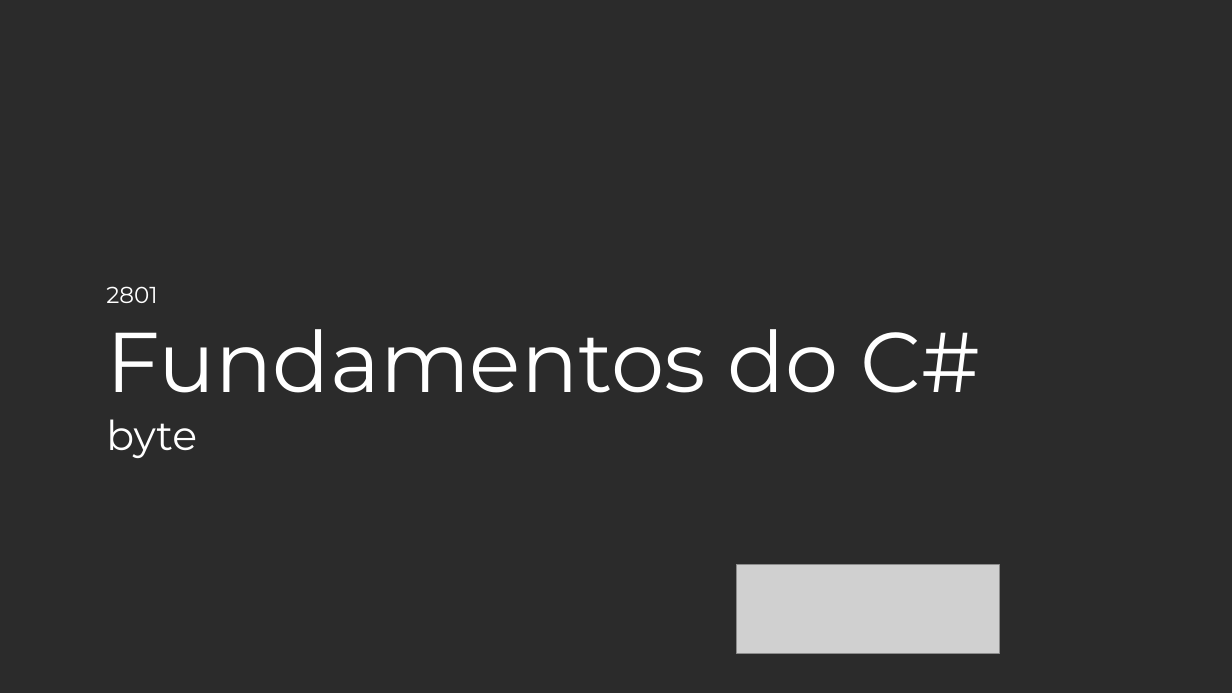
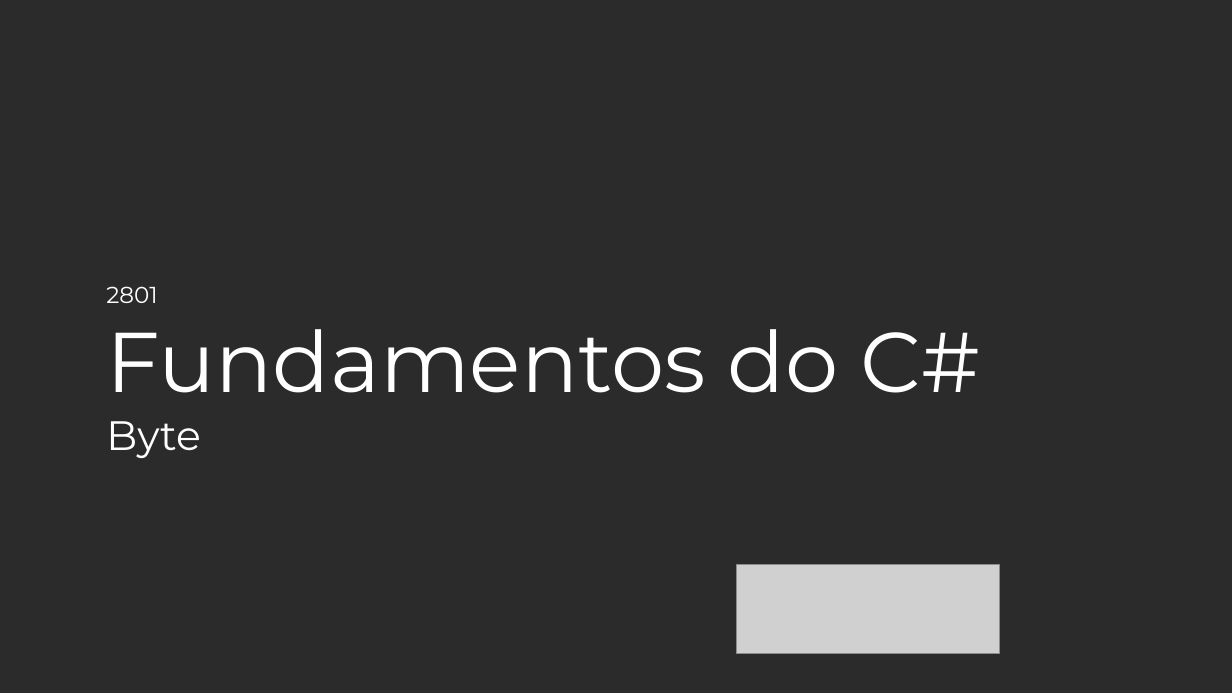
Before and after one commit to balta-io/2801, a slide deck: slide 31 of material-apoio/Modulo 5 - Linguagem de Programacao/2801 - Modulo 5 - Linguagem de Programacao.pptx. Drawn at 1232x693 pixels with LibreOffice and Linux fonts; fonts in the diff are those of the drawing; grey boxes stand for pictures; background and template pictures are left out; a plain dark background stands for a picture behind light text. Boxes give left, top, right and bottom in pixels: in the first picture for what was removed or moved away, otherwise in the second. Text is boxed around its words. In the diff, an @@ line names an element or a change of style, - is before the commit and + after.

```diff
--- a/material-apoio/Modulo 5 - Linguagem de Programacao/2801 - Modulo 5 - Linguagem de Programacao.pptx
+++ b/material-apoio/Modulo 5 - Linguagem de Programacao/2801 - Modulo 5 - Linguagem de Programacao.pptx
@@ text at [106, 421, 201, 458]: text changed @@
-byte
+Byte
```
Also in this commit, not shown: 8 other slides changed, 51 slides added.
